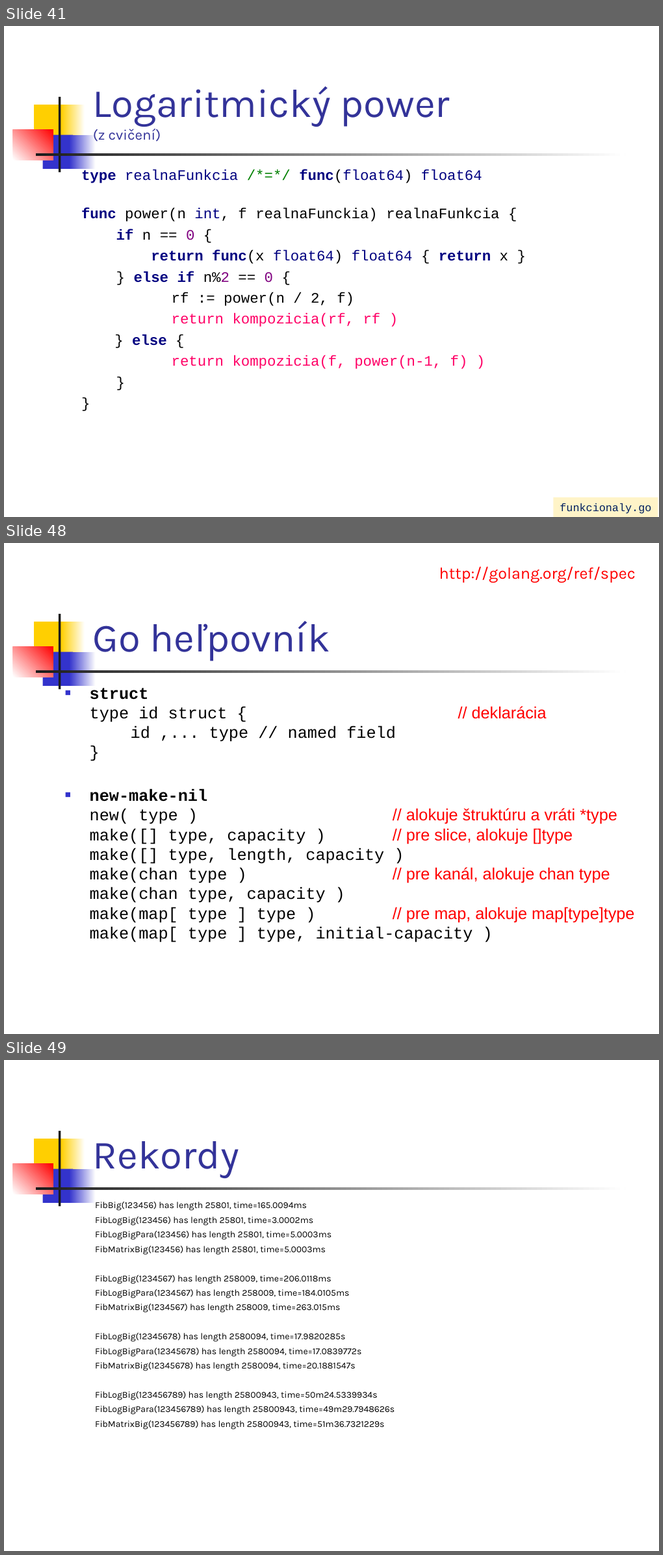
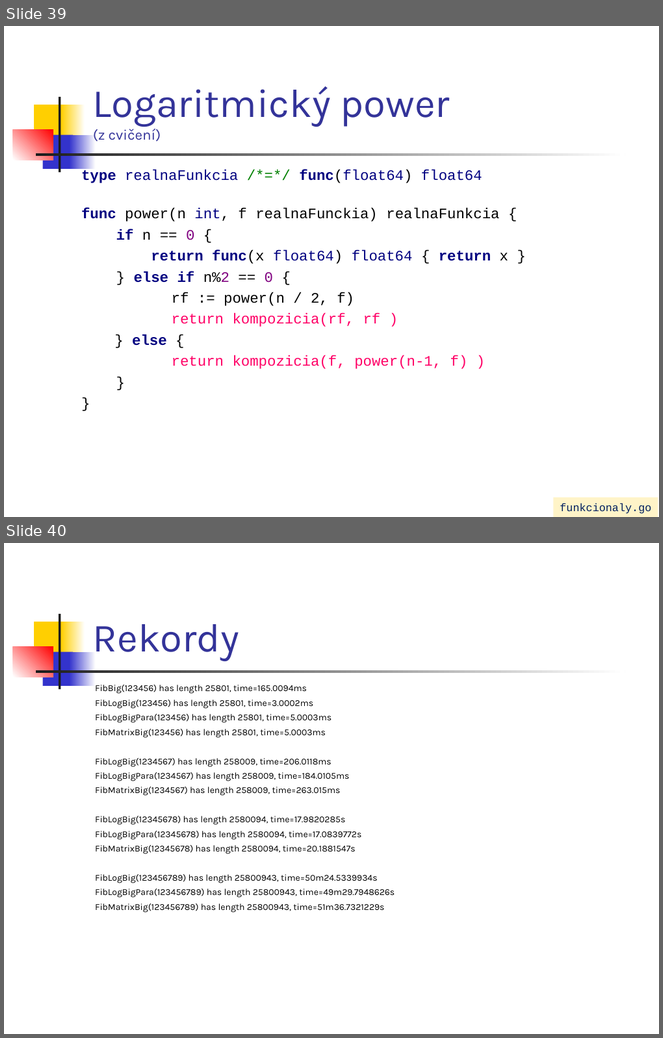
Before and after one commit to paradigmy/Prednasky, a slide deck: 02/go1.ppt. Shown one above the other, each under a label of ours: slides 41, 48 and 49 before the commit, slides 39 and 40 after it; the slides between them are not shown. The pictures are 663x1555 and 663x1038 pixels, drawn with LibreOffice and Linux fonts; fonts in the diff are those of the drawing. Boxes give left, top, right and bottom in pixels: in the first picture for what was removed or moved away, otherwise in the second. Text is boxed around its words. In the diff, an @@ line names an element or a change of style, - is before the commit and + after.

```diff
--- a/02/go1.ppt
+++ b/02/go1.ppt
@@ slide 48 removed at [4,543,659,1034], background #FFFFFF; not listed: 7 template elements that a slide beside it also shows @@
@@ text removed at [440,566,636,583] @@
-http://golang.org/ref/spec
@@ title removed at [93,621,330,661] @@
-Go heľpovník
@@ text removed at [90,688,634,943] @@
-■ struct
-  type id struct { // deklarácia
-  id ,... type // named field
-  }
-■ new-make-nil
-  new( type ) // alokuje štruktúru a vráti *type
-  make([] type, capacity ) // pre slice, alokuje []type
-  make([] type, length, capacity )
-  make(chan type ) // pre kanál, alokuje chan type
-  make(chan type, capacity )
-  make(map[ type ] type ) // pre map, alokuje map[type]type
-  make(map[ type ] type, initial-capacity )
@@ what was slide 41 is now slide 39 @@
@@ what was slide 49 is now slide 40 @@
```
Also in this commit, not shown: 5 slides changed, 8 other slides removed, 3 other files.
